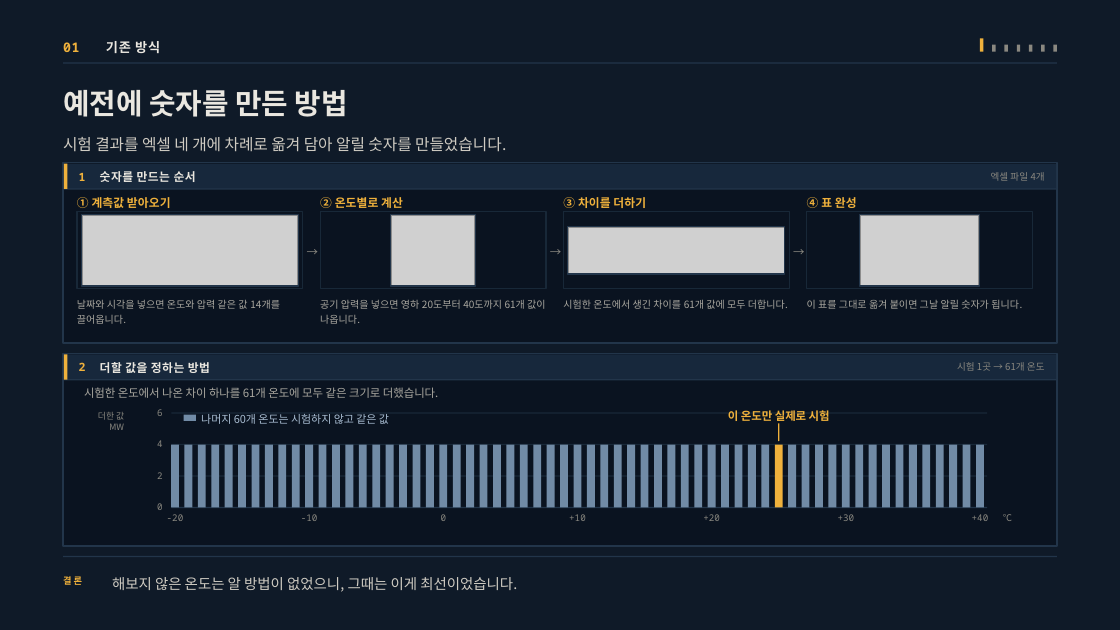
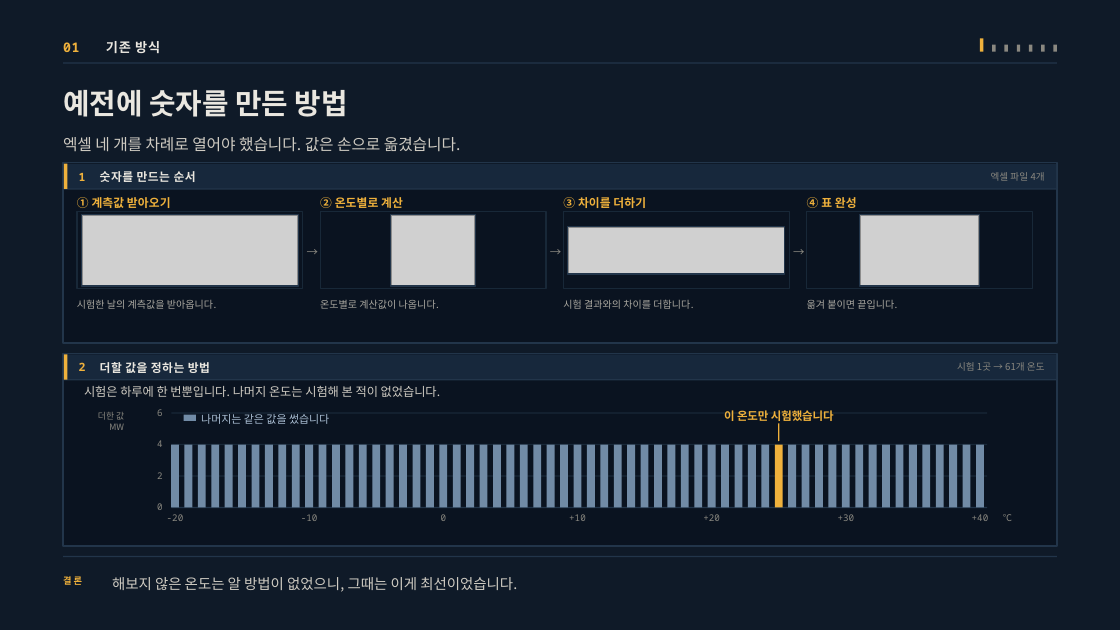
Before and after one commit to jooh-ai/Narae-AI, a slide deck: slide 4 of docs/ppt/위례_공급가능용량_최종발표_v3.pptx. Drawn at 1120x630 pixels with LibreOffice and Linux fonts; fonts in the diff are those of the drawing; grey boxes stand for pictures. Boxes give left, top, right and bottom in pixels: in the first picture for what was removed or moved away, otherwise in the second. Text is boxed around its words. In the diff, an @@ line names an element or a change of style, - is before the commit and + after.

```diff
--- a/docs/ppt/위례_공급가능용량_최종발표_v3.pptx
+++ b/docs/ppt/위례_공급가능용량_최종발표_v3.pptx
@@ text at (x1=63, y1=137, x2=461, y2=152): text changed @@
-시험 결과를 엑셀 네 개에 차례로 옮겨 담아 알릴 숫자를 만들었습니다.
+엑셀 네 개를 차례로 열어야 했습니다. 값은 손으로 옮겼습니다.
@@ text at (x1=563, y1=299, x2=693, y2=309): text changed @@
-시험한 온도에서 생긴 차이를 61개 값에 모두 더합니다.
+시험 결과와의 차이를 더합니다.
@@ text at (x1=77, y1=300, x2=216, y2=309): text changed @@
-날짜와 시각을 넣으면 온도와 압력 같은 값 14개를 끌어옵니다.
+시험한 날의 계측값을 받아옵니다.
@@ text at (x1=320, y1=300, x2=439, y2=309): text changed @@
-공기 압력을 넣으면 영하 20도부터 40도까지 61개 값이 나옵니다.
+온도별로 계산값이 나옵니다.
@@ text at (x1=807, y1=300, x2=897, y2=309): text changed @@
-이 표를 그대로 옮겨 붙이면 그날 알릴 숫자가 됩니다.
+옮겨 붙이면 끝입니다.
@@ text at (x1=84, y1=386, x2=441, y2=397): text changed; size 9.8 to 10.5 pt; text colour #A9A79F to #CFCBC2 @@
-시험한 온도에서 나온 차이 하나를 61개 온도에 모두 같은 크기로 더했습니다.
+시험은 하루에 한 번뿐입니다. 나머지 온도는 시험해 본 적이 없었습니다.
@@ text at (x1=201, y1=414, x2=329, y2=424): text changed @@
-나머지 60개 온도는 시험하지 않고 같은 값
+나머지는 같은 값을 썼습니다
@@ text at (x1=724, y1=410, x2=834, y2=424): text changed @@
-이 온도만 실제로 시험
+이 온도만 시험했습니다
```
Also in this commit, not shown: 8 other slides changed, 11 other files.
